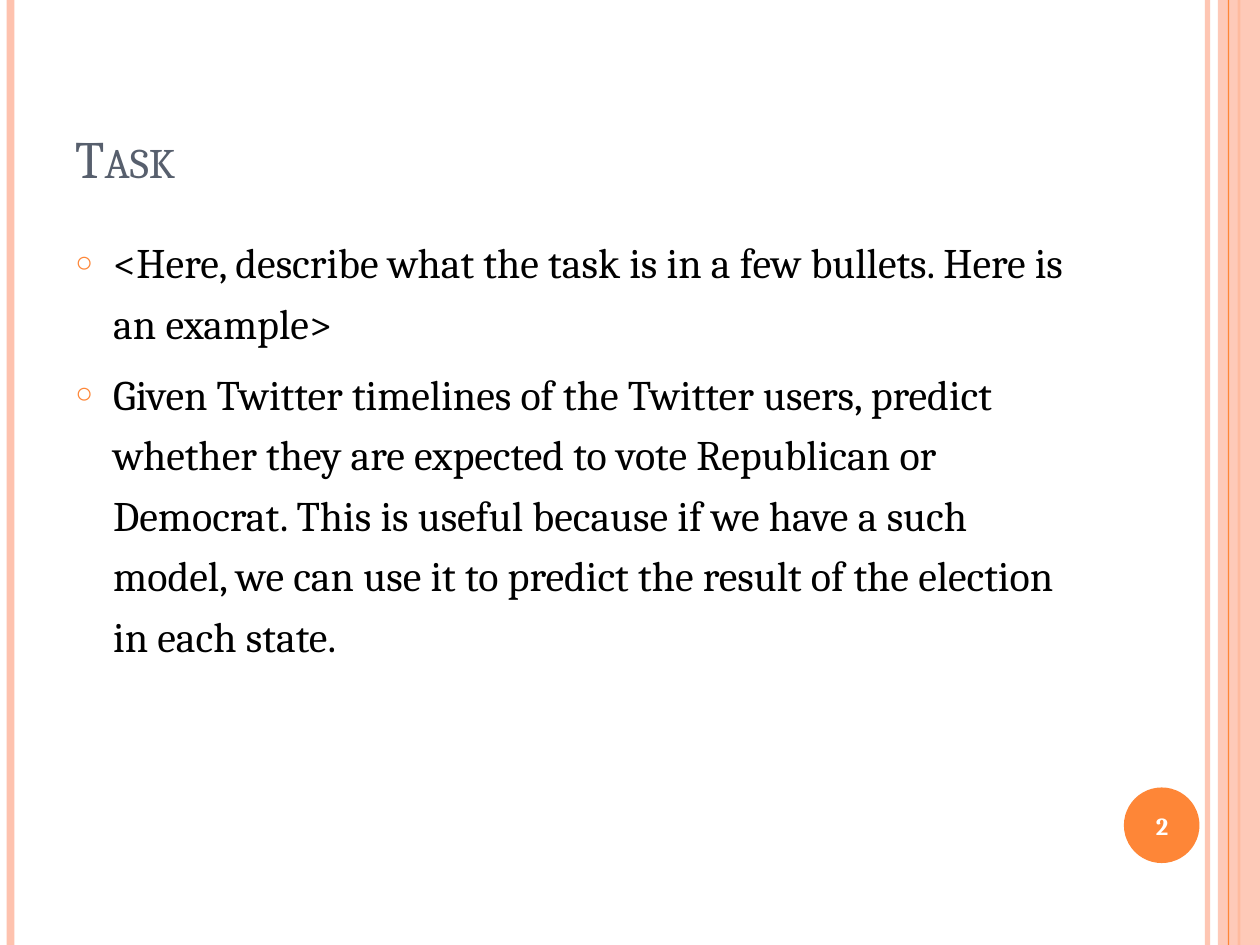
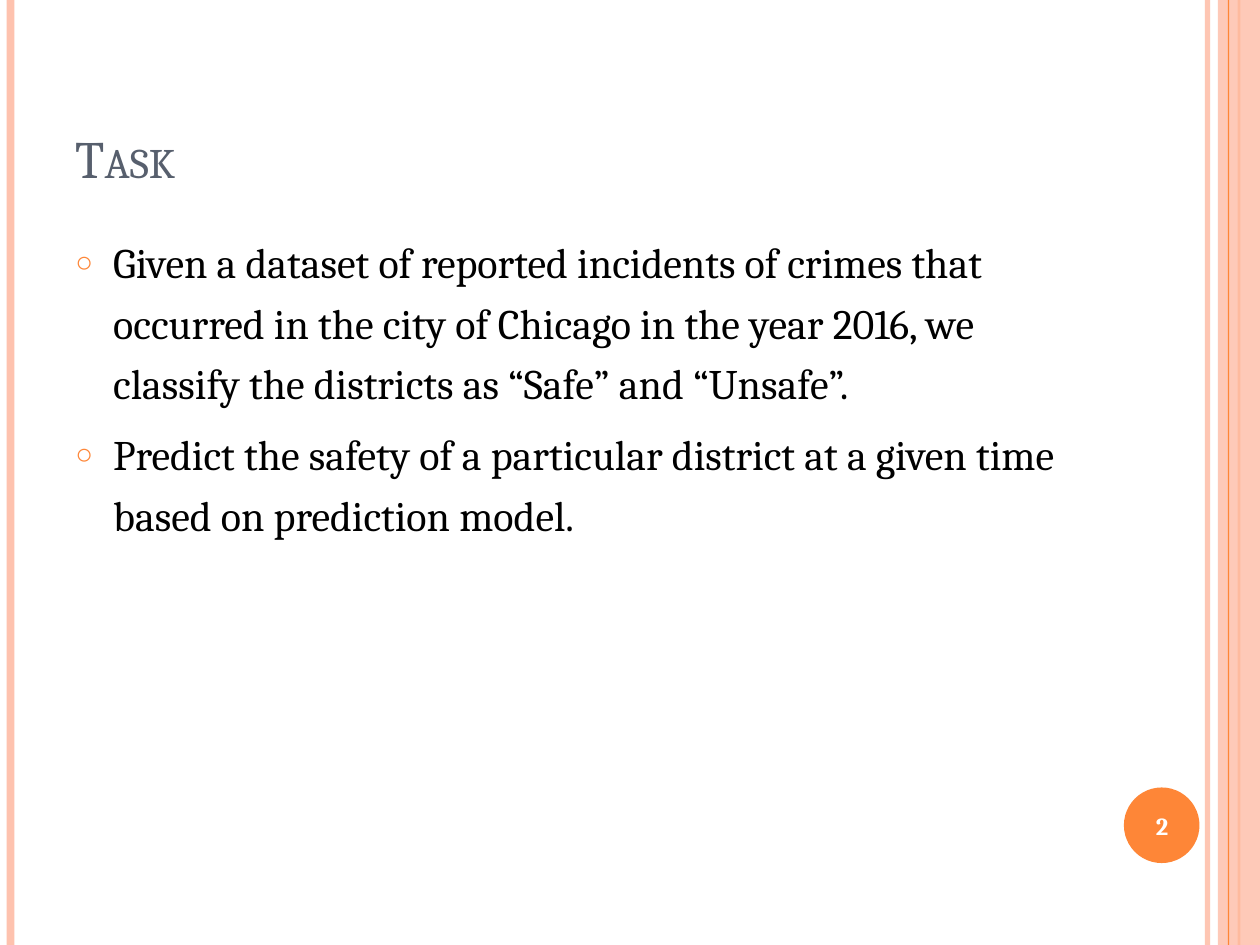
Before and after one commit to zee1159/Safe-Area-Prediction-Machine-Learning-Project, a slide deck: slide 2 of project-presentation-template.pptx. Drawn at 1260x945 pixels with LibreOffice and Linux fonts; fonts in the diff are those of the drawing. Boxes give left, top, right and bottom in pixels: in the first picture for what was removed or moved away, otherwise in the second. Text is boxed around its words. In the diff, an @@ line names an element or a change of style, - is before the commit and + after.

```diff
--- a/project-presentation-template.pptx
+++ b/project-presentation-template.pptx
@@ text at <box>113,248,1054,540</box>: text changed @@
-○ <Here, describe what the task is in a few bullets. Here is an example>
-○ Given Twitter timelines of the Twitter users, predict whether they are expected to vote Republican or Democrat. This is useful because if we have a such model, we can use it to predict the result of the election in each state.
+○ Given a dataset of reported incidents of crimes that occurred in the city of Chicago in the year 2016, we classify the districts as “Safe” and “Unsafe”.
+○ Predict the safety of a particular district at a given time based on prediction model.
```
Also in this commit, not shown: 4 other slides changed, 1 slide added, 2 other files.
